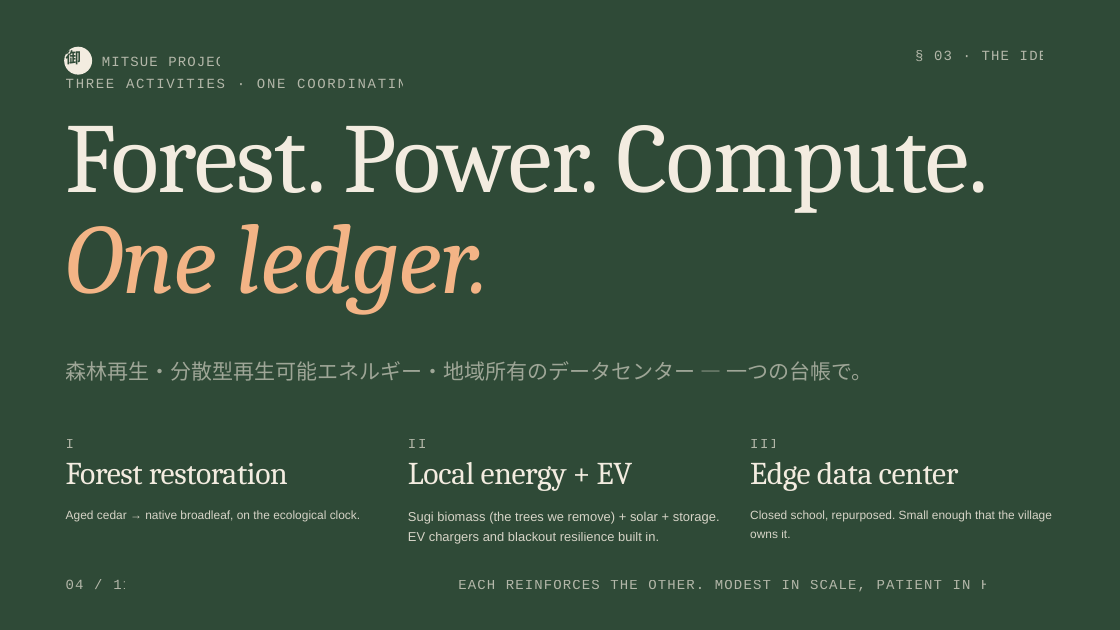
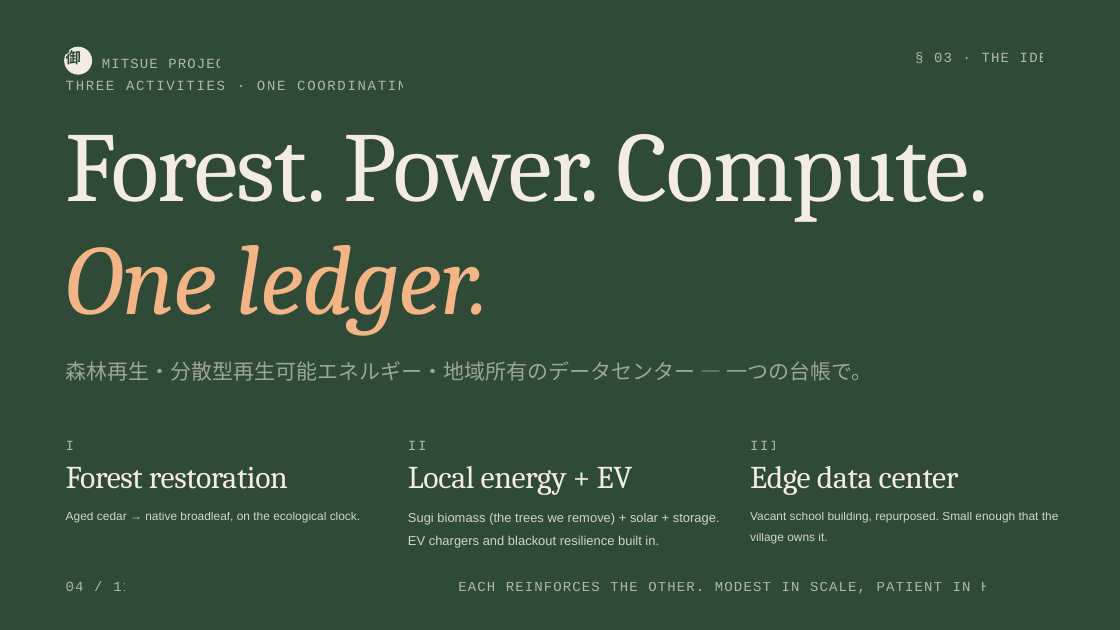
Before and after one commit to robouden/mitsue-ai-data-center, a slide deck: slide 4 of Mitsue Project Presentation.pptx. Drawn at 1120x630 pixels with LibreOffice and Linux fonts; fonts in the diff are those of the drawing. Boxes give left, top, right and bottom in pixels: in the first picture for what was removed or moved away, otherwise in the second. Text is boxed around its words. In the diff, an @@ line names an element or a change of style, - is before the commit and + after.

```diff
--- a/Mitsue Project Presentation.pptx
+++ b/Mitsue Project Presentation.pptx
@@ text "Forest. Power. Compute. One ledger." at [66, 134, 989, 336]: line spacing 0.85 to 0.95 @@
@@ text "Aged cedar → native broadleaf, ..." at [66, 512, 360, 523]: line spacing 1.35 to 1.45 @@
@@ text "Sugi biomass (the trees we ..." at [408, 513, 720, 547]: line spacing 1.35 to 1.45 @@
@@ text at [750, 512, 1059, 544]: text changed @@
-Closed school, repurposed. Small enough that the village owns it.
+Vacant school building, repurposed. Small enough that the village owns it.
@@ line spacing 0.9 to 1 in 11 elements at [102, 58, 233, 68], [934, 52, 1057, 62], [66, 80, 416, 90], [66, 441, 74, 450], [66, 467, 288, 489], [408, 441, 426, 450], [408, 466, 633, 495], [750, 441, 779, 450], [750, 466, 959, 495], [66, 581, 131, 591], [458, 582, 1056, 594] @@
```
Also in this commit, not shown: 10 other slides changed, 26 other files.
